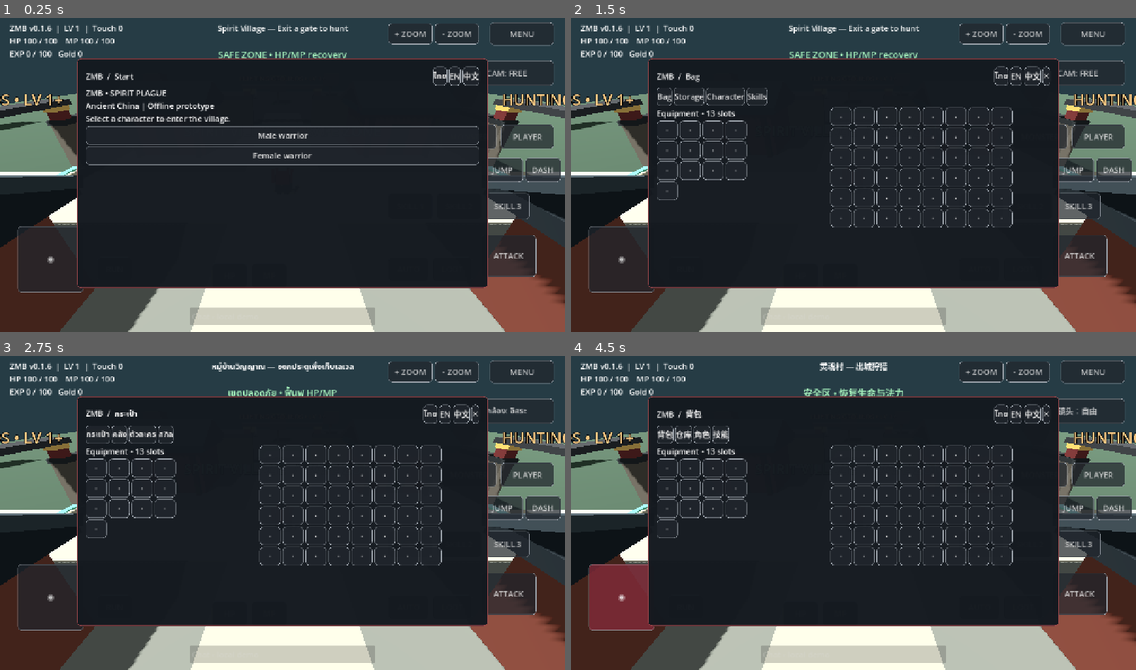
Above: before the commit, frames 1-4 (two rows, left to right).
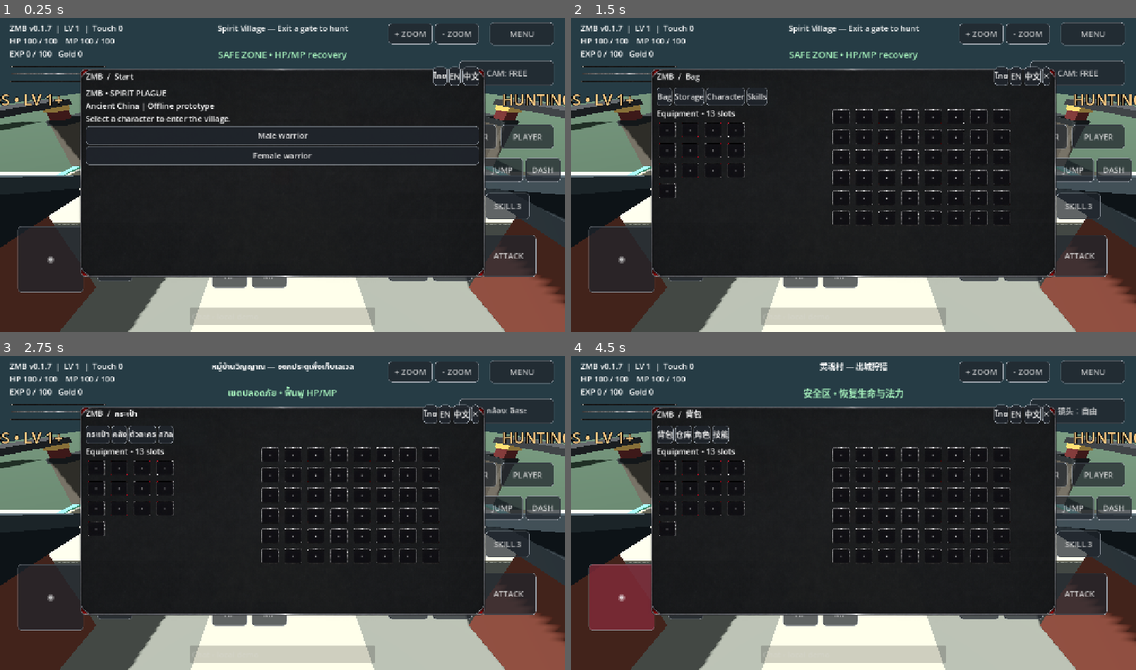
Above: after the commit, the same moments.

Repository: redfullmoon209-debug/ZMB
Game: Godot game, scene res://main.tscn
The game is run twice, just before and just after one commit, with the same random seed, the same clock (stepped at 60 frames per second) and the same inputs.
Inputs:
- Up to frame 1 (0.25 s): no input
- Up to frame 2 (1.5 s): click "MENU" at 0.5 s; click "Bag" at 1.25 s
- Up to frame 3 (2.75 s): click "ไทย" at 2 s
- Up to frame 4 (4.5 s): click "EN" at 2.75 s; click "中文" at 3.5 s; click "◉" at 4.25 s

The runs differ from the first frame. In frame 1, 6.4% of the frame differs, in the area x 1-87%, y 2-87%; in frame 2, 10%; in frame 3, 10%; in frame 4, 10%.

Commit message:
ZMB v0.1.7: integrate original UHD UI artwork

Diff:
--- a/hud.gd
+++ b/hud.gd
@@ -28,6 +28,8 @@
 var scroll_dragged := false
 var swallow_scroll_release := false
 var menu_items: Dictionary = {}
+const UHD = "res://assets/uhd/"
+var meter_fills: Array[TextureProgressBar] = []
 const MENU_PAGES = ["Bag","Quest","Social","Trade","Market","Shop","Ranking","News","Map","Settings"]
 var config := ConfigFile.new()
 var names := {"Bag":["กระเป๋า","Bag","背包"],"Storage":["คลัง","Storage","仓库"],"Character":["ตัวละคร","Character","角色"]," …(329 unchanged characters)…
@@ -60,6 +62,18 @@
 	theme.default_font_size=18
 	root.theme=theme
 	stats=label("",Vector2(22,18),Vector2(320,100))
+	# Decorative meters do not participate in touch routing.
+	for i in range(3):
+		var meter := TextureProgressBar.new()
+		meter.mouse_filter=Control.MOUSE_FILTER_IGNORE
+		meter.position=Vector2(22,110+i*17)
+		meter.texture_under=load(UHD+["03_HP_Track.png","04_MP_Track.png","05_EXP_Track.png"][i])
+		meter.texture_progress=load(UHD+["07_HP_Fill.png","08_MP_Fill.png","09_EXP_Fill.png"][i])
+		meter.nine_patch_stretch=true
+		meter.size=Vector2(220,16)
+		meter.max_value=100
+		root.add_child(meter)
+		meter_fills.append(meter)
 	target_label=label("",Vector2(460,18),Vector2(360,70))
 	target_label.horizontal_alignment=HORIZONTAL_ALIGNMENT_CENTER
 	zone_label=label("",Vector2(420,76),Vector2(440,34))
@@ -269,7 +283,11 @@
 
 func _process(delta):
 	if not is_instance_valid(stats): return
-	stats.text="ZMB v0.1.6  |  LV %d  |  Touch %d\nHP %d / 100    MP %d / 100\nEXP %d / 100   Gold %d"%[game.level,captured_touches.size(),game.hp,game.mp,game.xp,game.coins]
+	if meter_fills.size()==3:
+		meter_fills[0].value=game.hp
+		meter_fills[1].value=game.mp
+		meter_fills[2].value=game.xp
+	stats.text="ZMB v0.1.7  |  LV %d  |  Touch %d\nHP %d / 100    MP %d / 100\nEXP %d / 100   Gold %d"%[game.level,captured_touches.size(),game.hp,game.mp,game.xp,game.coins]
 	camera_mode_button.text=(["กล้อง: ตามหลัง","CAM: FOLLOW","镜头：跟随"][lang] if game.camera_follow else ["กล้อง: อิสระ","CAM: FREE","镜头：自由"][lang])
 	var safe: bool = game.in_safe_zone()
 	zone_label.text=(["เขตปลอดภัย • ฟื้นฟู HP/MP","SAFE ZONE • HP/MP recovery","安全区 • 恢复生命与法力"][lang] if safe else ["เขตล่ามอนสเตอร์ • LV 1+","HUNTING ZONE • LV 1+","狩猎区 • LV 1+"][lang])
@@ -289,7 +307,7 @@
 		if is_instance_valid(close_button): controls["CLOSE"] = _web_rect(close_button)
 		var menu_rects := {}
 		for key in menu_items: menu_rects[key]=_web_rect(menu_items[key])
-		var d := {"version":"0.1.6","ready":true,"started":game.started,"s …(610 unchanged characters)…
+		var d := {"version":"0.1.7","ready":true,"started":game.started,"s …(610 unchanged characters)…
 		var payload := JSON.stringify(d)
 		if browser_window != null:
 			browser_window.zmbDiagnosticsJSON = payload
@@ -326,6 +344,11 @@
 		b.text="◆" if i<contents.size() else "·"
 		b.tooltip_text=str(contents[i]) if i<contents.size() else "Empty"
 		b.custom_minimum_size=Vector2(48,42)
+		var slot_style := StyleBoxTexture.new()
+		slot_style.texture=preload("res://assets/uhd/slot.png")
+		for side in [SIDE_LEFT,SIDE_TOP,SIDE_RIGHT,SIDE_BOTTOM]:
+			slot_style.set_content_margin(side,1)
+		b.add_theme_stylebox_override("normal",slot_style)
 		g.add_child(b)
 	return g
 
@@ -351,6 +374,8 @@
 		b.size_flags_horizontal=Control.SIZE_EXPAND_FILL
 		b.clip_text=true
 		b.icon=load("res://assets/menu_icons/"+key.to_lower()+".png")
+		if key in ["Market","Trade"]:
+			b.icon=load(UHD+key.to_lower()+".png")
 		b.icon_alignment=HORIZONTAL_ALIGNMENT_CENTER
 		b.vertical_icon_alignment=VERTICAL_ALIGNMENT_TOP
 		b.add_theme_constant_override("icon_max_width",38)
@@ -376,6 +401,11 @@
 	panel.position=Vector2(175,100)
 	panel.size=Vector2(930,520)
 	panel.z_index=10
+	var popup_style := StyleBoxTexture.new()
+	popup_style.texture=preload("res://assets/uhd/popup.png")
+	for side in [SIDE_LEFT,SIDE_TOP,SIDE_RIGHT,SIDE_BOTTOM]:
+		popup_style.set_content_margin(side,1)
+	panel.add_theme_stylebox_override("panel",popup_style)
 	var margin := MarginContainer.new()
 	for side in ["left","right","top","bottom"]: margin.add_theme_constant_override("margin_"+side,18)
 	panel.add_child(margin)
Binary file added: assets/uhd/01_Portrait_Frame.png
Binary file added: assets/uhd/02_Nameplate.png
Binary file added: assets/uhd/03_HP_Track.png
Binary file added: assets/uhd/04_MP_Track.png
Binary file added: assets/uhd/05_EXP_Track.png
Binary file added: assets/uhd/06_Level_Badge.png
Binary file added: assets/uhd/07_HP_Fill.png
Binary file added: assets/uhd/08_MP_Fill.png
Binary file added: assets/uhd/09_EXP_Fill.png
Binary file added: assets/uhd/market.png
Binary file added: assets/uhd/popup.png
Binary file added: assets/uhd/slot.png
(and 2 more such lines)
